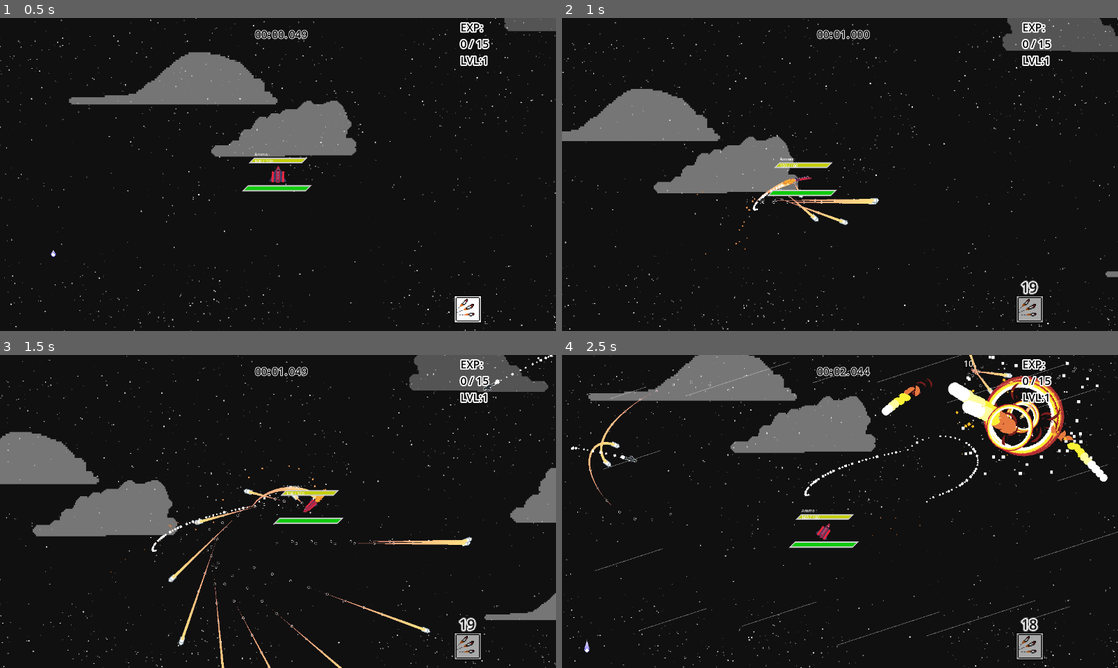
Above: before the commit, frames 1-4 (two rows, left to right).
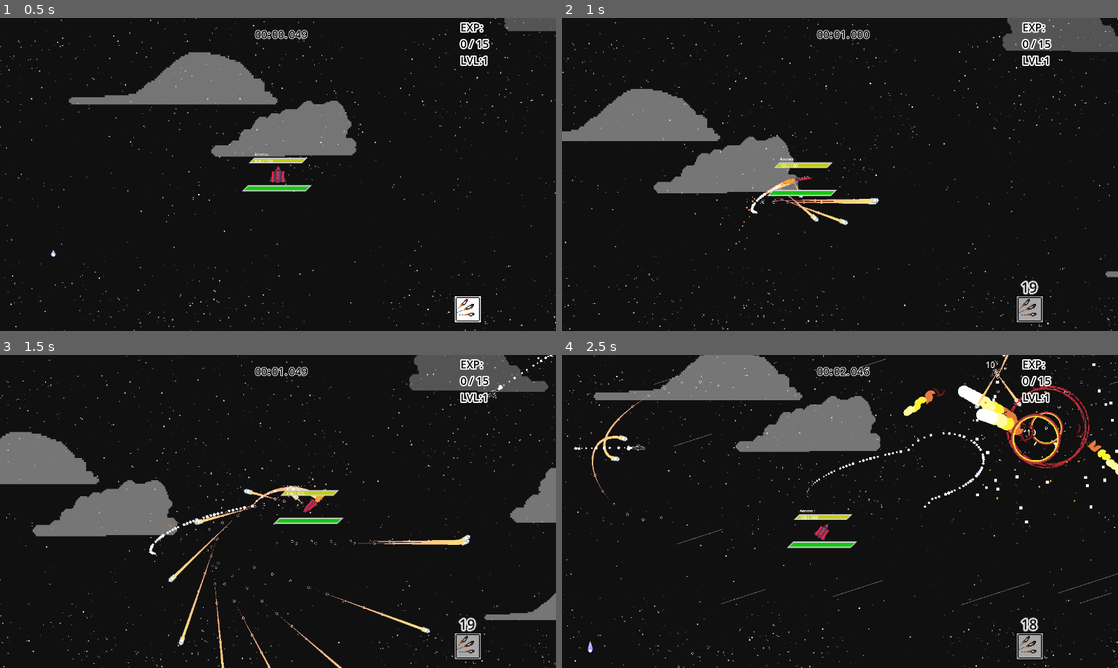
Above: after the commit, the same moments.

Repository: DinoStarBros/Dumby-steals-a-warplane
Game: Godot game, scene res://game_screens/game/game.tscn
Two runs of this game, one before a commit and one after it. Both use one fixed random seed, a clock stepped at 60 frames per second and the inputs below.
Inputs (mouse positions are in pixels of both pictures, inside the frame that each line leads up to):
- Up to frame 1 (0.5 s): no input
- Up to frame 2 (1 s): move the mouse to (962, 158) at 0.52 s; hold Space (accelerate) from 0.53 s (still down); tap 1 (Ability1) at 0.6 s
- Up to frame 3 (1.5 s): keep holding Space (accelerate); move the mouse to (166, 527) at 1.27 s; tap 2 (Ability2) at 1.35 s
- Up to frame 4 (2.5 s): move the mouse to (895, 442) at 2.02 s; release Space (accelerate) at 2.03 s; tap 3 (Ability3) at 2.1 s

Frame 1 is identical in both runs. In frame 2, less than 0.1% of the frame differs, in the area x 33-42%, y 51-63%; in frame 3, 0.4%; in frame 4, 7.5%, in the area x 0-100%, y 0-100%.
Error in both runs: Invalid access to property or key 'usable' on a base object of type 'Nil'. (res://abilities/ability_slot/ability_slot.gd:10)

Commit message:
Start of Making A Rotation Component
Tryna make a Rotation Component, just like the player can, the gradual turning of the player airplane, with a turn speed, I wanna do that with the enemies. Still tryna wrap my head around how im gonna do that

Diff:
--- /dev/null
+++ b/CompositionStuff/Rotation/rotation_component.gd
@@ -0,0 +1,2 @@
+extends Node2D
+class_name RotationComponent
--- /dev/null
+++ b/CompositionStuff/Rotation/rotation_component.tscn
@@ -0,0 +1,6 @@
+[gd_scene load_steps=2 format=3 uid="uid://cwryohxgadl0g"]
+
+[ext_resource type="Script" uid="uid://b7x0dksp6n8qp" path="res://CompositionStuff/Rotation/rotation_component.gd" id="1_xn674"]
+
+[node name="RotationComponent" type="Node2D"]
+script = ExtResource("1_xn674")
--- a/CompositionStuff/VelocityRotation/velocity_component.tscn
+++ b/CompositionStuff/Velocity/velocity_component.tscn
@@ -1,6 +1,6 @@
 [gd_scene load_steps=2 format=3 uid="uid://cbs0bmg6fong3"]
 
-[ext_resource type="Script" uid="uid://f5qre2kly8fa" path="res://CompositionStuff/VelocityRotation/velocity_component.gd" id="1_5wcvs"]
+[ext_resource type="Script" uid="uid://f5qre2kly8fa" path="res://CompositionStuff/Velocity/velocity_component.gd" id="1_5wcvs"]
 
 [node name="VelocityComponent" type="Node2D"]
 script = ExtResource("1_5wcvs")
--- a/entities/chaser/chaser.gd
+++ b/entities/chaser/chaser.gd
@@ -20,7 +20,7 @@
 	target = g.player
 
 	dist_to_targ = global_position.distance_to(target.global_position)
-	if dist_to_targ <= tdev_range + (tdev_range/5):
+	if dist_to_targ >= tdev_range + (tdev_range/5):
 		dir_to_targ = ((target.global_position + target_deviation) - global_position).normalized()
 	else:
 		dir_to_targ = (target.global_position - global_position).normalized()
@@ -35,7 +35,7 @@
 
 	velocity_component.other_velocity_handle(delta, dir_to_targ, accelerating)
 
-const tdev_range : = 400
+const tdev_range : = 300
 func _on_target_deviat_timer_timeout() -> void:
 	target_deviation.x = randf_range(-tdev_range,tdev_range)
 	target_deviation.y = randf_range(-tdev_range,tdev_range)
--- a/entities/chaser/chaser.tscn
+++ b/entities/chaser/chaser.tscn
@@ -7,7 +7,7 @@
 [ext_resource type="PackedScene" uid="uid://dydkhhqkwcgfw" path="res://CompositionStuff/Health/health_component.tscn" id="5_74ld6"]
 [ext_resource type="Texture2D" uid="uid://cb00doqsxr2ay" path="res://Art/Stuff2/shockwave-Sheet.png" id="6_0teo6"]
 [ext_resource type="PackedScene" uid="uid://cilaqubvkn2sv" path="res://CompositionStuff/Hitbox/hitbox_component.tscn" id="7_bngux"]
-[ext_resource type="PackedScene" uid="uid://cbs0bmg6fong3" path="res://CompositionStuff/VelocityRotation/velocity_component.tscn" id="8_vc8fo"]
+[ext_resource type="PackedScene" uid="uid://cbs0bmg6fong3" path="res://CompositionStuff/Velocity/velocity_component.tscn" id="8_vc8fo"]
 
 [sub_resource type="Curve" id="Curve_smpng"]
 _limits = [-360.0, 360.0, 0.0, 1.0]
--- a/entities/dumby/dumby.gd
+++ b/entities/dumby/dumby.gd
@@ -9,6 +9,7 @@
 @onready var health_component: HealthComponent = %HealthComponent
 @onready var hurtbox_component: HurtboxComponent = %HurtboxComponent
 @onready var velocity_component: VelocityComponent = %VelocityComponent
+@onready var rotation_component: RotationComponent = %RotationComponent
 
 func _ready() -> void:
 	%Crosshair.visible = controller
@@ -31,8 +32,9 @@
 	dir_to_mouse = dir_plane
 	dist_to_mouse = global_position.distance_to(get_global_mouse_position())
 
+	velocity_component.other_velocity_handle(delta, dir_to_mouse, accelerating)
 
-	velocity_component.other_velocity_handle(delta, dir_to_mouse, accelerating)
+
 	if accelerating:
 		if not %jet.playing:
 			%jet.play()
--- a/entities/dumby/dumby.tscn
+++ b/entities/dumby/dumby.tscn
@@ -1,10 +1,11 @@
-[gd_scene load_steps=84 format=3 uid="uid://bfahxvjjxjylq"]
+[gd_scene load_steps=86 format=3 uid="uid://bfahxvjjxjylq"]
 
 [ext_resource type="Script" uid="uid://cbp023lkcpg5o" path="res://entities/dumby/dumby.gd" id="1_2ba6e"]
 [ext_resource type="PackedScene" uid="uid://gs3fdbhnlc5o" path="res://CompositionStuff/Hurtbox/hurtbox_component.tscn" id="2_5wgoi"]
 [ext_resource type="PackedScene" uid="uid://dydkhhqkwcgfw" path="res://CompositionStuff/Health/health_component.tscn" id="3_pin7m"]
 [ext_resource type="Texture2D" uid="uid://bioqj7i0sc7na" path="res://Art/planestuff/dumbplane_sprites/plane1.png" id="4_12q0g"]
 [ext_resource type="Texture2D" uid="uid://lbyik5wofkif" path="res://Art/planestuff/dumbplane_sprites/plane2.png" id="5_baqsm"]
+[ext_resource type="PackedScene" uid="uid://cwryohxgadl0g" path="res://CompositionStuff/Rotation/rotation_component.tscn" id="5_dufc2"]
 [ext_resource type="Texture2D" uid="uid://baj53ina6l1vj" path="res://Art/planestuff/plane-Sheet.png" id="5_rxwle"]
 [ext_resource type="Script" uid="uid://co2v0nsq3wytj" path="res://entities/dumby/camera.gd" id="6_tddd6"]
 [ext_resource type="Texture2D" uid="uid://cihbaed4tm366" path="res://Art/planestuff/dumbplane_sprites/plane3.png" id="6_u8vb7"]
@@ -42,7 +43,7 @@
 [ext_resource type="PackedScene" uid="uid://uqxv3w86ie7g" path="res://abilities/ability_slot/ability_slot.tscn" id="32_lhj8b"]
 [ext_resource type="Script" uid="uid://b1ru8hk4kxiyh" path="res://entities/dumby/lvlxpupg.gd" id="37_3gqex"]
 [ext_resource type="Script" uid="uid://b3n1upwnl8fig" path="res://entities/dumby/evade_box.gd" id="39_pctjt"]
-[ext_resource type="PackedScene" uid="uid://cbs0bmg6fong3" path="res://CompositionStuff/VelocityRotation/velocity_component.tscn" id="43_12dy5"]
+[ext_resource type="PackedScene" uid="uid://cbs0bmg6fong3" path="res://CompositionStuff/Velocity/velocity_component.tscn" id="43_12dy5"]
 
 [sub_resource type="CircleShape2D" id="CircleShape2D_3gqex"]
 radius = 40.0
@@ -208,6 +209,10 @@
 [sub_resource type="Gradient" id="Gradient_12q0g"]
 colors = PackedColorArray(1, 0.66045, 0.401908, 1, 0.617522, 0.275872, 0, 1)
 
+[sub_resource type="Curve" id="Curve_12dy5"]
+_data = [Vector2(0, 1), 0.0, 0.0, 0, 0, Vector2(0.733333, 0.820225), -0.796731, -0.796731, 0, 0, Vector2(1, 0), 0.0, 0.0, 0, 0]
+point_count = 3
+
 [sub_resource type="Animation" id="Animation_dq1xq"]
 length = 0.001
 tracks/0/type = "value"
@@ -837,7 +842,11 @@
 hp_bar = NodePath("../bars/hpbar")
 max_hp = 15.0
 
-[node name="VelocityComponent" parent="." instance=ExtResource("43_12dy5")]
+[node name="VelocityComponent" parent="." node_paths=PackedStringArray("trail_particles") instance=ExtResource("43_12dy5")]
+unique_name_in_owner = true
+trail_particles = NodePath("../PlaneSprite/trailparticle")
+
+[node name="RotationComponent" parent="." instance=ExtResource("5_dufc2")]
 unique_name_in_owner = true
 
 [node name="evade_box" type="Area2D" parent="."]
@@ -974,7 +983,7 @@
 
 [node name="trailparticle" type="CPUParticles2D" parent="PlaneSprite"]
 unique_name_in_owner = true
-position = Vector2(-17.5, 0)
+position = Vector2(-22.5, 0)
 scale = Vector2(1.2, 1.2)
 amount = 100
 lifetime = 2.0
@@ -984,8 +993,9 @@
 angular_velocity_min = -180.0
 angular_velocity_max = 180.0
 angular_velocity_curve = SubResource("Curve_tualj")
-scale_amount_min = 4.0
-scale_amount_max = 10.0
+scale_amount_min = 7.0
+scale_amount_max = 11.0
+scale_amount_curve = SubResource("Curve_12dy5")
 
 [node name="fxLoop" type="AnimationPlayer" parent="PlaneSprite"]
 root_node = NodePath("../flamez")
--- a/entities/dumby/plane_sprite.gd
+++ b/entities/dumby/plane_sprite.gd
@@ -5,7 +5,7 @@
 @onready var p : Dumby = get_parent() ## Reference to the Parent Node, Dumby
 #@onready var dir_to_m: Node2D = %dir_to_m
 
-func _process(delta: float) -> void:
+func _process(_delta: float) -> void:
 	var rot : float = p.dir_to_plane_sprite.rotation_degrees
 	if p.rolling:
 		pass
@@ -30,7 +30,6 @@
 func fx() -> void:
 	%flamez.visible = p.accelerating
 	%flameparticles.emitting = p.accelerating
-	%trailparticle.emitting = p.accelerating
 	%flameparticles.direction = -p.velocity
 
 	%speedring.visible = p.velocity.length() > 800 and p.accelerating and p.accelerate_time > 1
--- a/entities/shooter/shooter.tscn
+++ b/entities/shooter/shooter.tscn
@@ -8,7 +8,7 @@
 [ext_resource type="Texture2D" uid="uid://cb00doqsxr2ay" path="res://Art/Stuff2/shockwave-Sheet.png" id="6_uy5fh"]
 [ext_resource type="AudioStream" uid="uid://dtq0aduiy7nn4" path="res://Audio/gunshot.wav" id="7_npqfx"]
 [ext_resource type="AudioStream" uid="uid://rfxisnyv0d1i" path="res://Audio/pistol-shot-233473.mp3" id="8_o6t5e"]
-[ext_resource type="PackedScene" uid="uid://cbs0bmg6fong3" path="res://CompositionStuff/VelocityRotation/velocity_component.tscn" id="9_ckebl"]
+[ext_resource type="PackedScene" uid="uid://cbs0bmg6fong3" path="res://CompositionStuff/Velocity/velocity_component.tscn" id="9_ckebl"]
 
 [sub_resource type="Curve" id="Curve_smpng"]
 _limits = [-360.0, 360.0, 0.0, 1.0]
Not shown, added: CompositionStuff/Rotation/rotation_component.gd.uid
Renamed: CompositionStuff/VelocityRotation/velocity_component.gd -> CompositionStuff/Velocity/velocity_component.gd
Renamed: CompositionStuff/VelocityRotation/velocity_component.gd.uid -> CompositionStuff/Velocity/velocity_component.gd.uid
